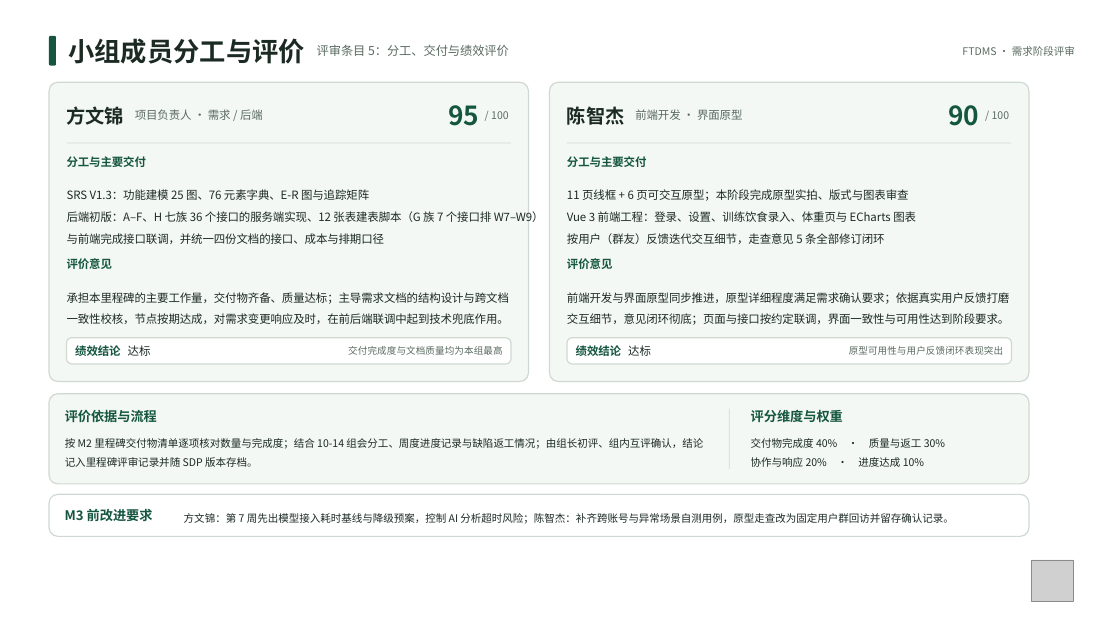
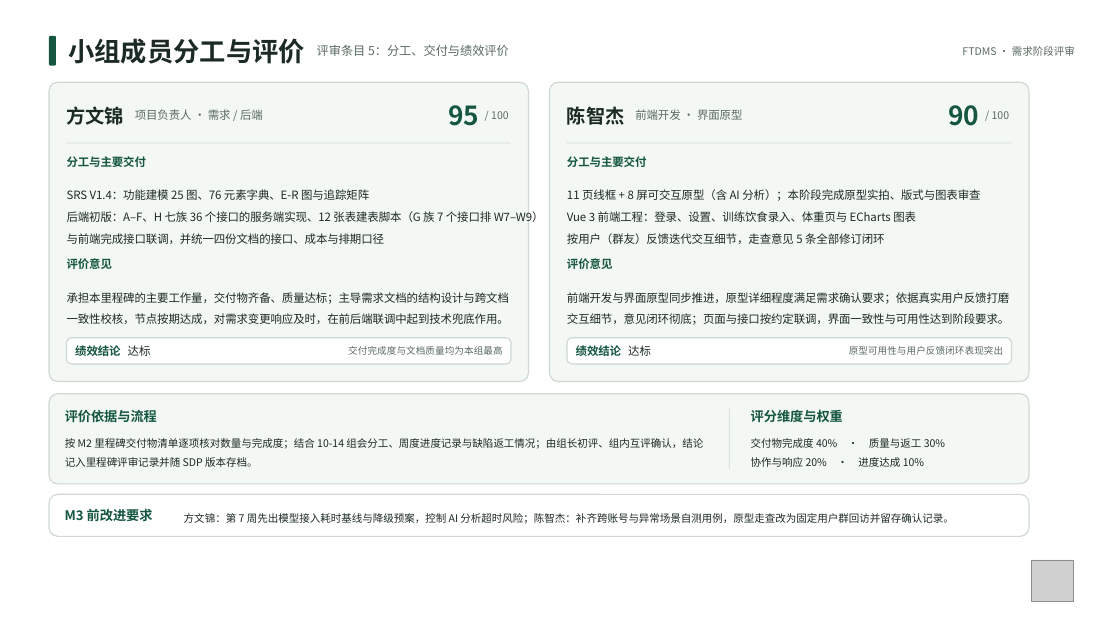
Before and after one commit to dianwanyue/fitness-training-diet, a slide deck: slide 19 of docs/需求分析/健身训练与饮食管理系统_需求阶段评审.pptx. Drawn at 1120x630 pixels with LibreOffice and Linux fonts; fonts in the diff are those of the drawing; grey boxes stand for pictures. Boxes give left, top, right and bottom in pixels: in the first picture for what was removed or moved away, otherwise in the second. Text is boxed around its words. In the diff, an @@ line names an element or a change of style, - is before the commit and + after.

```diff
--- a/docs/需求分析/健身训练与饮食管理系统_需求阶段评审.pptx
+++ b/docs/需求分析/健身训练与饮食管理系统_需求阶段评审.pptx
@@ text at (67,189,369,200): text changed @@
-SRS V1.3：功能建模 25 图、76 元素字典、E-R 图与追踪矩阵
+SRS V1.4：功能建模 25 图、76 元素字典、E-R 图与追踪矩阵
@@ text at (567,189,980,201): text changed @@
-11 页线框 + 6 页可交互原型；本阶段完成原型实拍、版式与图表审查
+11 页线框 + 8 屏可交互原型（含 AI 分析）；本阶段完成原型实拍、版式与图表审查
```
Also in this commit, not shown: 6 other slides changed, 6 other files.
